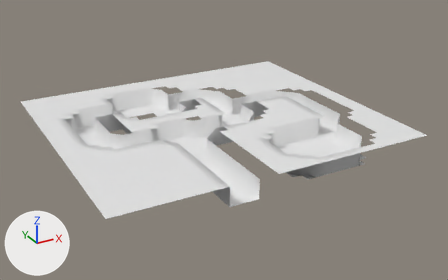
One commit to the OBJ model Ods217/Assets/Level_Data/lvl_PirateShip/Meshes/lvl2_PiratePt2.obj: the scene before it, then after it.
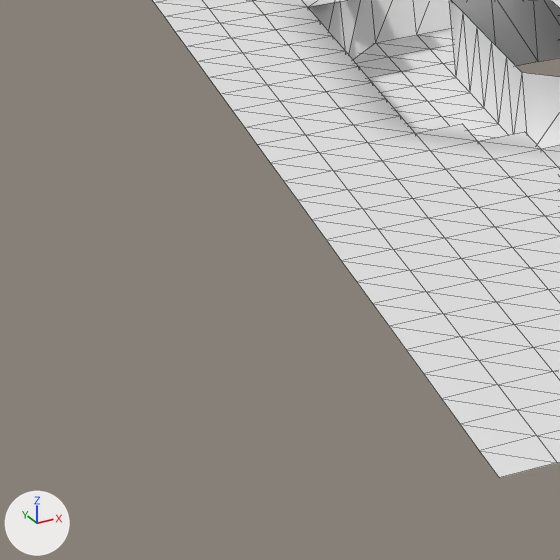
There are two pictures of each version: one whole from a 50 mm lens placed at (-24.0, -50.8, 26.9), pointed at (6.3, 4.4, -0.7), one close up on the part from 0% to 26% of the width and 42% to 84% of the height. Lighting does not change. The marker at lower left points along +X, +Y and +Z. The close-ups show mesh edges as thin lines. Where no turn or scale is listed for an object, it has been applied to the vertices.
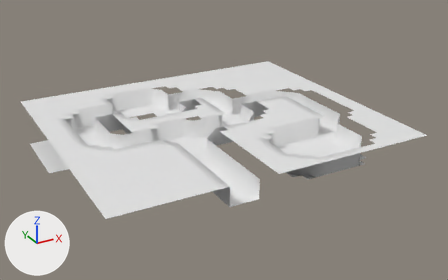
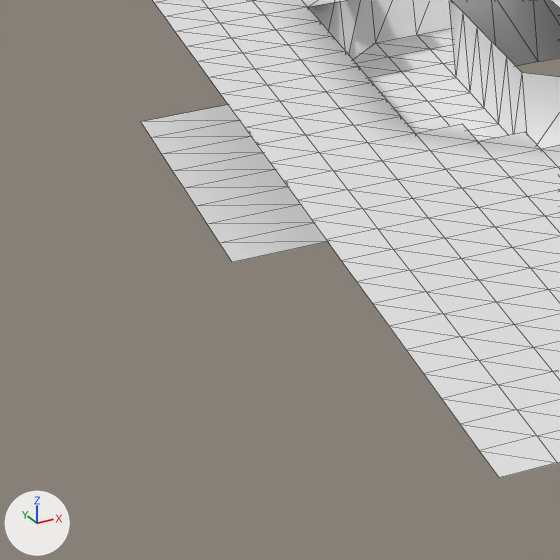
What differs and where, as boxes [x1, y1, x2, y2] in the close-ups (560 x 560 px):
'Default', reshaped: before [153, 0, 560, 478]; after [141, 0, 560, 478]
part 1 of me_default, added: after [141, 105, 328, 262]

What changed in the scene script:
```text
Change me_default:
    used by ob_default; location = (0.0, 0.0, 0.0)
    remove me_default.from_pydata(...)  # 1286 vertices, 2242 faces; spans x -12.0..22.0, y -10.0..20.0, z -5.0..2.0
    add me_default.from_pydata(...)  # 1304 vertices, 2266 faces; spans x -13.0..22.0, y -10.0..20.0, z -5.0..2.0
    me_default part 1
    9 new vertices lie (-2.0, 0.0, 0.0) away from vertices in x -9.0, y 4.0..12.0, z 0.0
    9 new vertices lie (-2.0, 0.0, 0.0) away from vertices in x -11.0, y 4.0..12.0, z 0.0
    32 new faces join them
```
